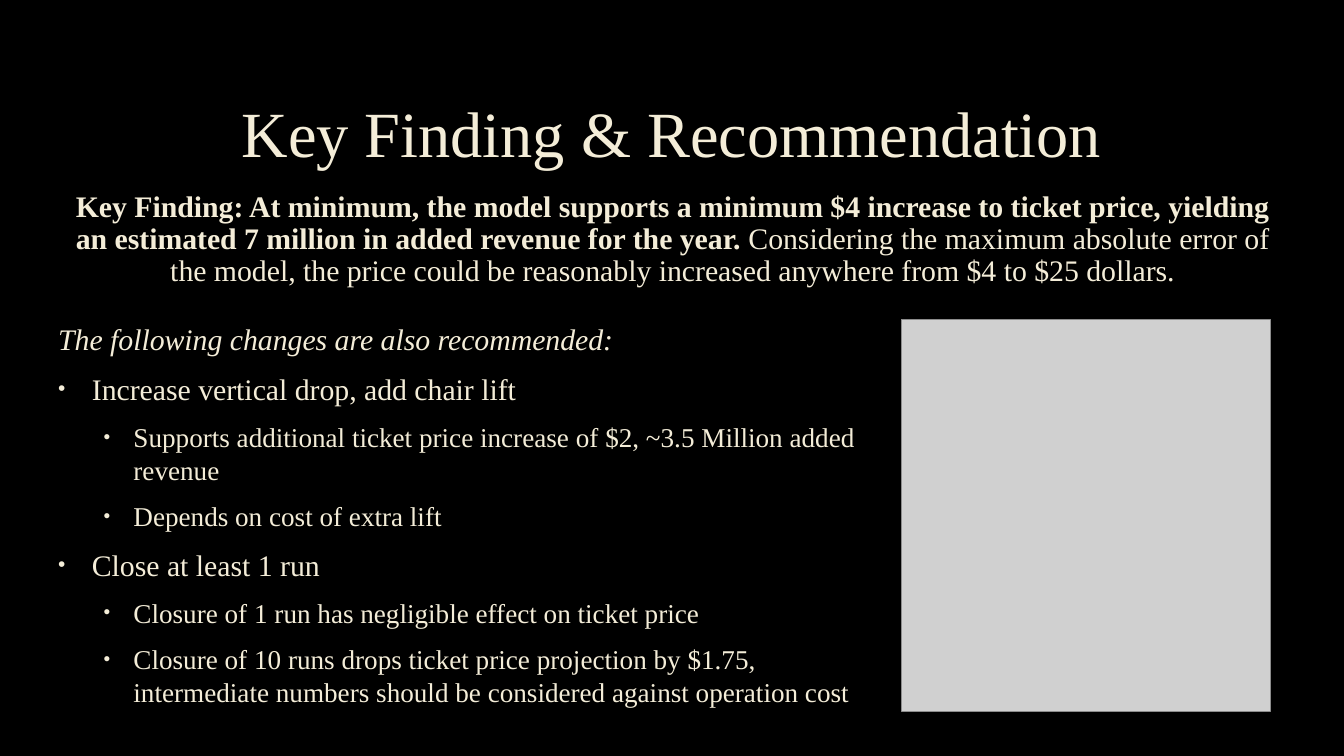
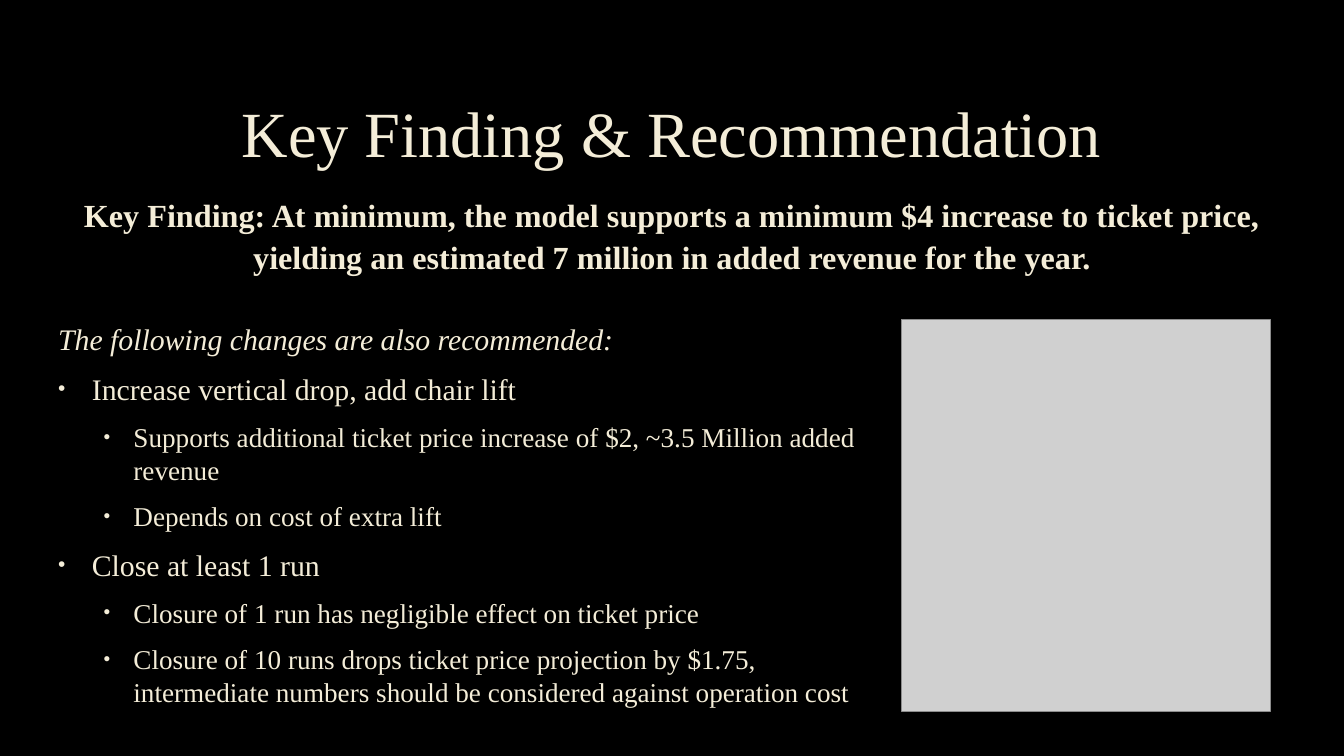
Before and after one commit to Aisling-C/DataScienceGuidedCapstone, a slide deck: slide 3 of Reports/Guided Capstone Presentation.pptx. Drawn at 1344x756 pixels with LibreOffice and Linux fonts; fonts in the diff are those of the drawing; grey boxes stand for pictures; background and template pictures are left out. Boxes give left, top, right and bottom in pixels: in the first picture for what was removed or moved away, otherwise in the second. Text is boxed around its words. In the diff, an @@ line names an element or a change of style, - is before the commit and + after.

```diff
--- a/Reports/Guided Capstone Presentation.pptx
+++ b/Reports/Guided Capstone Presentation.pptx
@@ text at (x1=84, y1=203, x2=1259, y2=276): text changed; size 21.3 to 23 pt @@
-Key Finding: At minimum, the model supports a minimum $4 increase to ticket price, yielding an estimated 7 million in added revenue for the year. Considering the maximum absolute error of the model, the price could be reasonably increased anywhere from $4 to $25 dollars.
+Key Finding: At minimum, the model supports a minimum $4 increase to ticket price, yielding an estimated 7 million in added revenue for the year.
```
Also in this commit, not shown: 2 other slides changed, 2 other files.
